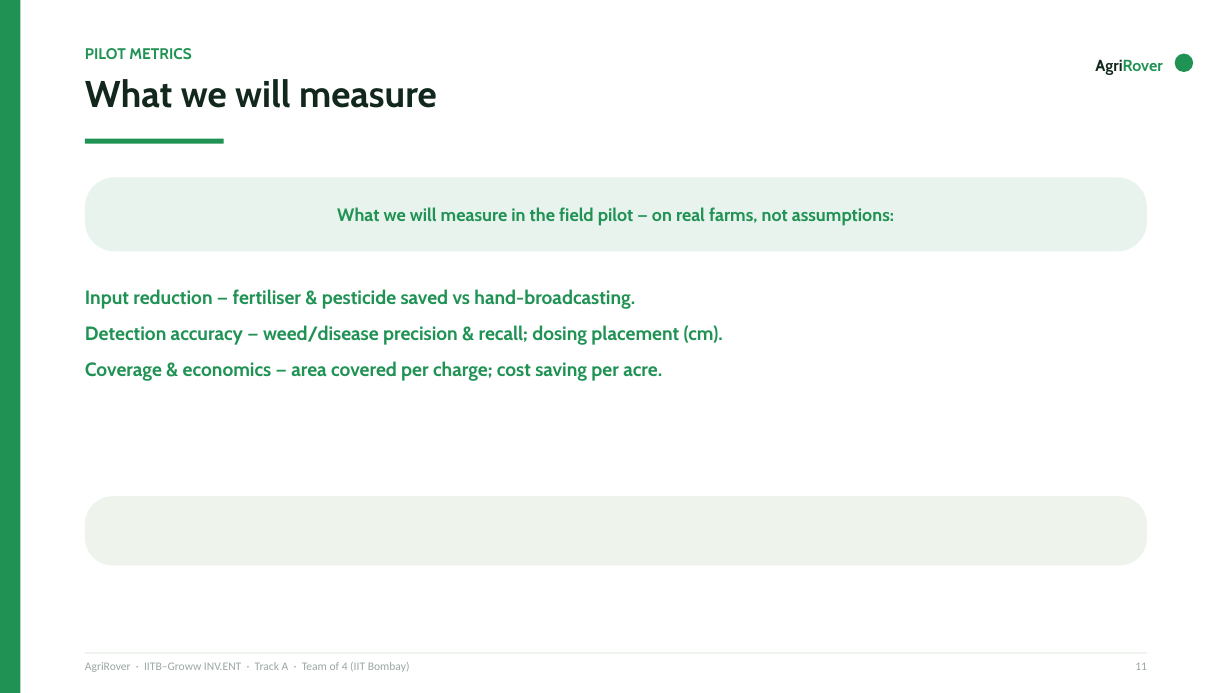
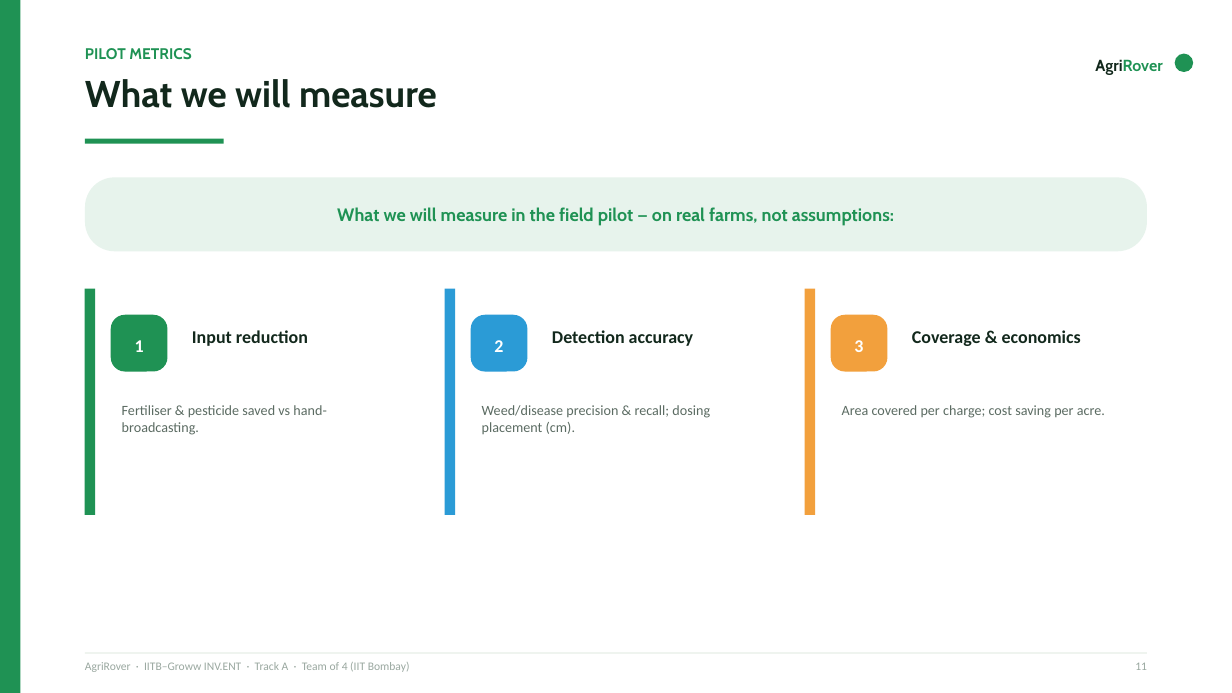
Before and after one commit to aman123825/agrobot, a slide deck: slide 11 of AgriRover_GrowwxIITB.pptx. Drawn at 1232x693 pixels with LibreOffice and Linux fonts; fonts in the diff are those of the drawing. Boxes give left, top, right and bottom in pixels: in the first picture for what was removed or moved away, otherwise in the second. Text is boxed around its words. In the diff, an @@ line names an element or a change of style, - is before the commit and + after.

```diff
--- a/AgriRover_GrowwxIITB.pptx
+++ b/AgriRover_GrowwxIITB.pptx
@@ text removed at (x1=85, y1=289, x2=723, y2=381) @@
-Input reduction — fertiliser & pesticide saved vs hand-broadcasting.
-Detection accuracy — weed/disease precision & recall; dosing placement (cm).
-Coverage & economics — area covered per charge; cost saving per acre.
@@ rounded rectangle added at (x1=85, y1=288, x2=427, y2=515), fill #FFFFFF @@
@@ rectangle added at (x1=85, y1=288, x2=95, y2=515), fill #1F9254 @@
@@ rounded rectangle added at (x1=445, y1=288, x2=787, y2=515), fill #FFFFFF @@
@@ rectangle added at (x1=445, y1=288, x2=455, y2=515), fill #2B9BD6 @@
@@ rounded rectangle added at (x1=805, y1=288, x2=1147, y2=515), fill #FFFFFF @@
@@ rectangle added at (x1=805, y1=288, x2=815, y2=515), fill #F2A03D @@
@@ rounded rectangle added at (x1=111, y1=315, x2=167, y2=372), fill #1F9254 @@
@@ rounded rectangle added at (x1=470, y1=315, x2=527, y2=372), fill #2B9BD6 @@
@@ rounded rectangle added at (x1=831, y1=315, x2=887, y2=372), fill #F2A03D @@
@@ text added at (x1=135, y1=340, x2=144, y2=352), 14 pt, text #FFFFFF, bold @@
+1
@@ text added at (x1=192, y1=330, x2=308, y2=346), 14 pt, text #12281C, bold @@
+Input reduction
@@ text added at (x1=494, y1=340, x2=503, y2=352), 14 pt, text #FFFFFF, bold @@
+2
@@ text added at (x1=552, y1=330, x2=693, y2=346), 14 pt, text #12281C, bold @@
+Detection accuracy
@@ text added at (x1=854, y1=340, x2=863, y2=352), 14 pt, text #FFFFFF, bold @@
+3
@@ text added at (x1=912, y1=330, x2=1081, y2=346), 14 pt, text #12281C, bold @@
+Coverage & economics
@@ text added at (x1=122, y1=405, x2=326, y2=435), 11 pt, text #5B6B62 @@
+Fertiliser & pesticide saved vs hand-broadcasting.
@@ text added at (x1=482, y1=405, x2=710, y2=434), 11 pt, text #5B6B62 @@
+Weed/disease precision & recall; dosing placement (cm).
@@ text added at (x1=842, y1=405, x2=1105, y2=418), 11 pt, text #5B6B62 @@
+Area covered per charge; cost saving per acre.
@@ rounded rectangle removed at (x1=85, y1=496, x2=1147, y2=566) @@
```
Also in this commit, not shown: 1 other slide changed.
